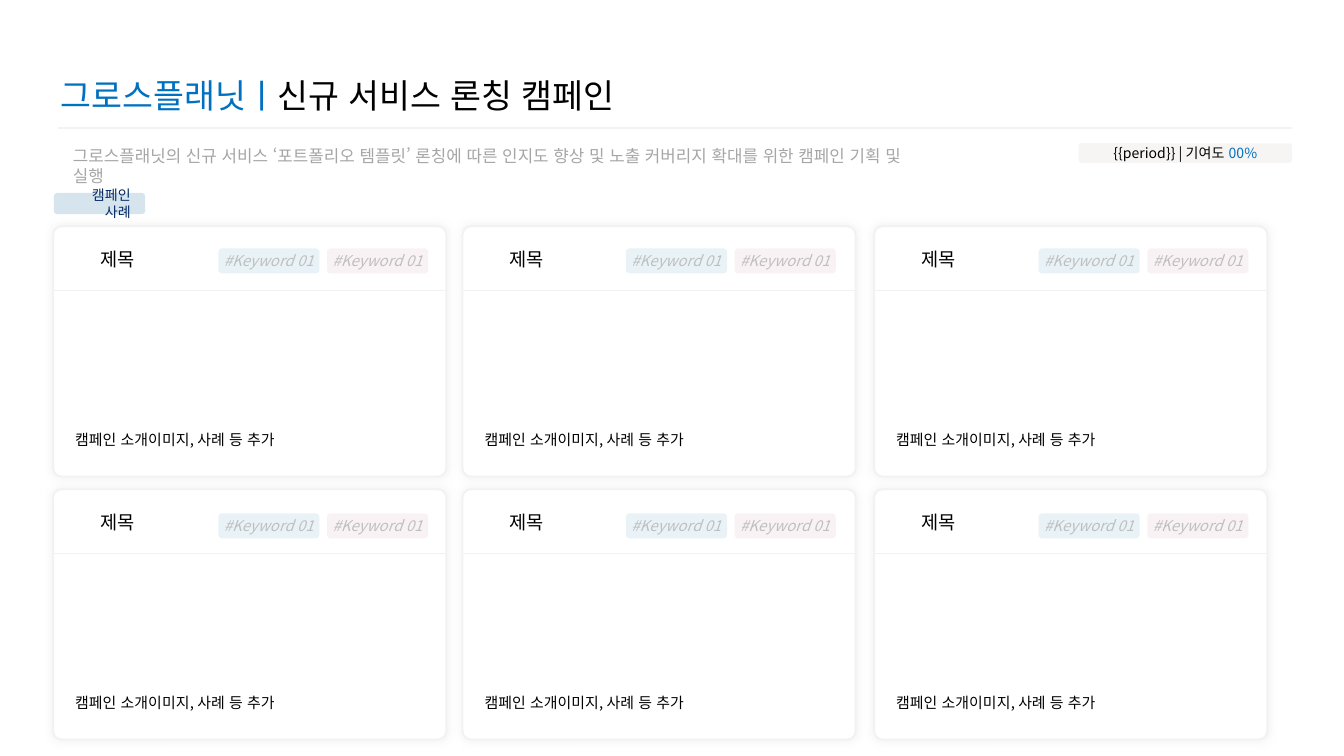
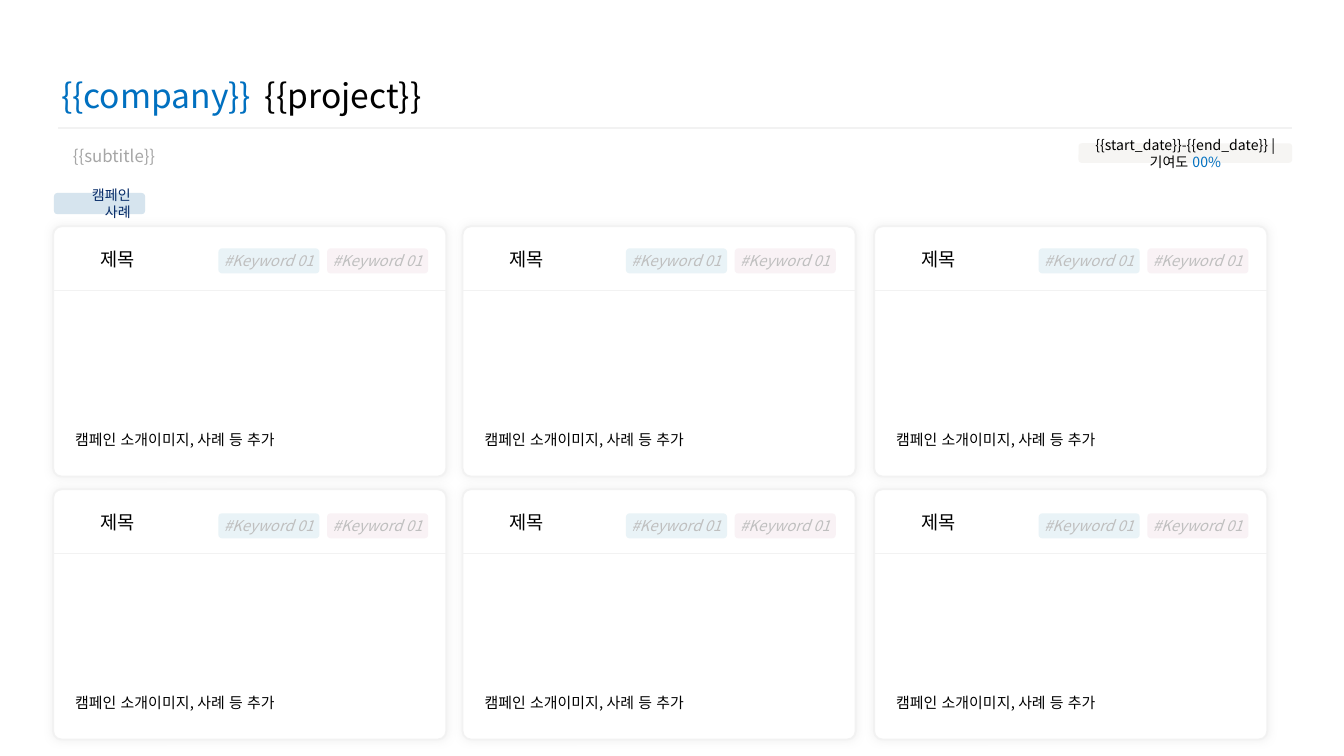
Before and after one commit to earningss793/GROWTHFOLIO2, a slide deck: slide 2 of templates/pptx/test_template.pptx. Drawn at 1344x756 pixels with LibreOffice and Linux fonts; fonts in the diff are those of the drawing; background and template pictures are left out. Boxes give left, top, right and bottom in pixels: in the first picture for what was removed or moved away, otherwise in the second. Text is boxed around its words. In the diff, an @@ line names an element or a change of style, - is before the commit and + after.

Commit message:
Agent query: 포트폴리오 생성 시 Pretendard 폰트가 정상적으로 적용되고 플레이스홀더가 올바르게 동작하는지 확인해주세요.
Implement portfolio generation functionality using Python-PPTX and Claude API results.  Adds logging and error handling.

Screenshot: https://storage.googleapis.com/screenshot-production-us-central1/2ddb2ace-feac-4855-9cc1-31eebc75f8a6/994701f5-c9e4-426c-bd9c-77e75bca6b20.jpg

```diff
--- a/templates/pptx/test_template.pptx
+++ b/templates/pptx/test_template.pptx
@@ text removed at <box>61,80,615,111</box> @@
-그로스플래닛ㅣ신규 서비스 론칭 캠페인
@@ text added at <box>61,81,251,116</box>, 18 pt, text #0070C0 @@
+{{company}}
@@ text added at <box>265,81,421,116</box>, 18 pt, text #000000 @@
+{{project}}
@@ text at <box>73,149,155,165</box>: text changed @@
-그로스플래닛의 신규 서비스 ‘포트폴리오 템플릿’ 론칭에 따른 인지도 향상 및 노출 커버리지 확대를 위한 캠페인 기획 및 실행
+{{subtitle}}
@@ text in rounded rectangle at <box>1095,139,1268,168</box>: text changed @@
-{{period}} | 기여도 00%
+{{start_date}}-{{end_date}} | 기여도 00%
```
Also in this commit, not shown: 4 other slides changed, 3 other files.
